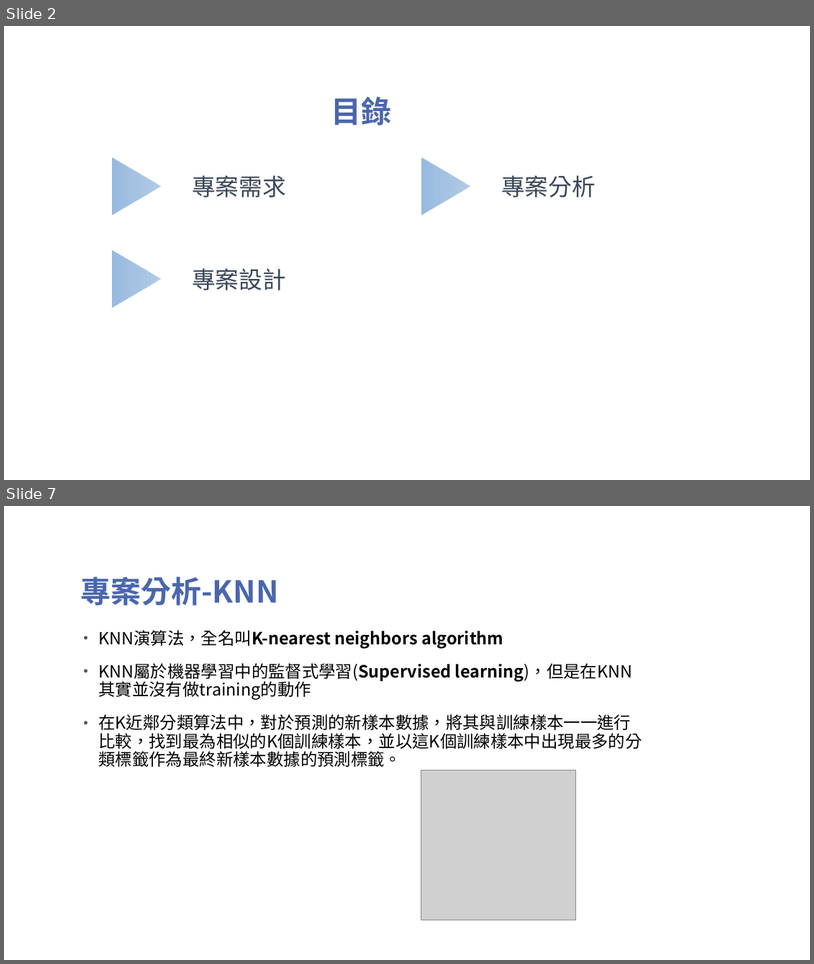
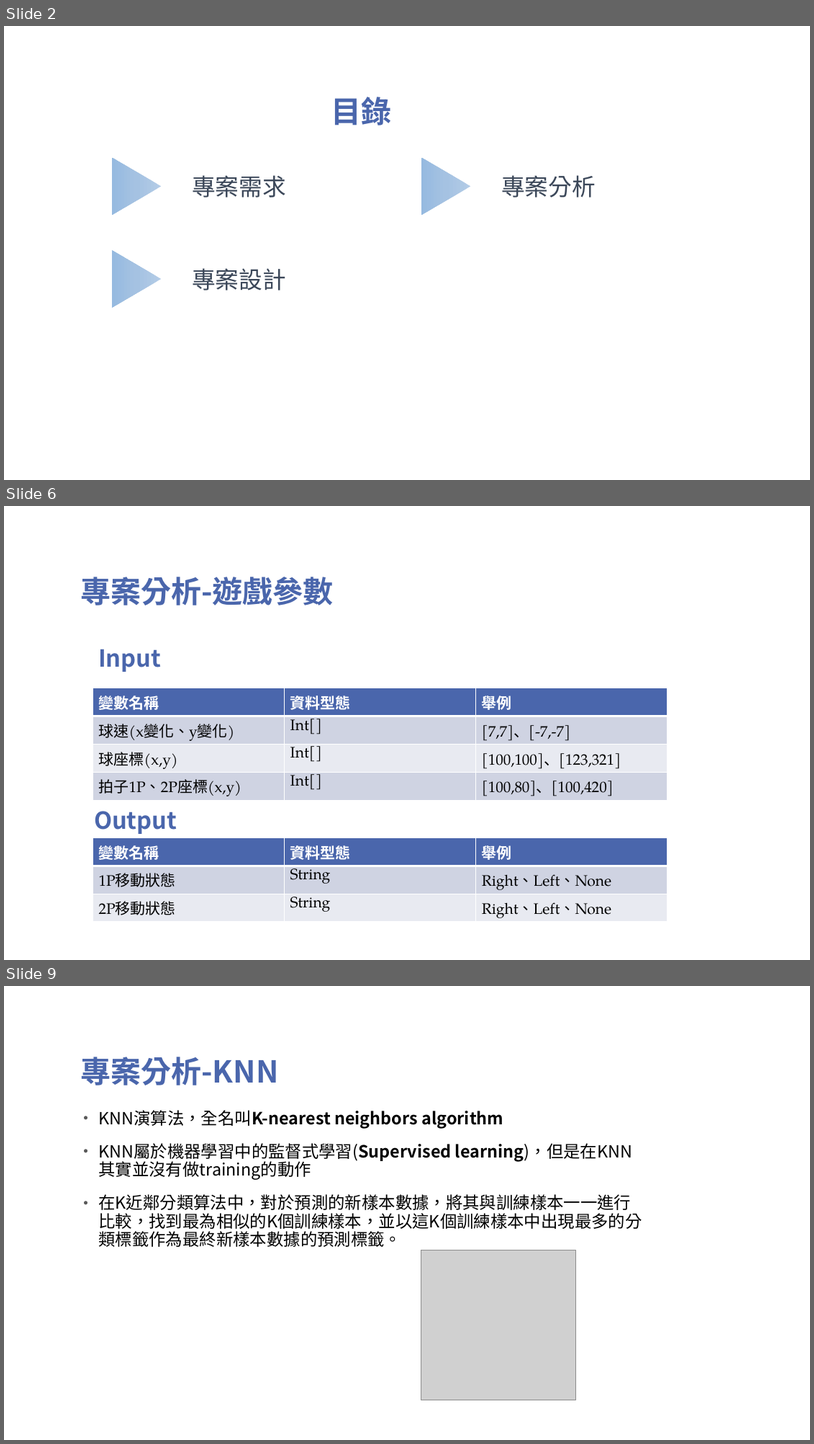
Before and after one commit to TsaiHaoWei/Machine-Learning, a slide deck: Finally project/Pingpong_第六組.pptx. Shown one above the other, each under a label of ours: slides 2 and 7 before the commit, slides 2, 6 and 9 after it; the slides between them are not shown. The pictures are 814x964 and 814x1444 pixels, drawn with LibreOffice and Linux fonts; fonts in the diff are those of the drawing; grey boxes stand for pictures; background and template pictures are left out. Boxes give left, top, right and bottom in pixels: in the first picture for what was removed or moved away, otherwise in the second. Text is boxed around its words. In the diff, an @@ line names an element or a change of style, - is before the commit and + after.

```diff
--- a/Finally project/Pingpong_第六組.pptx
+++ b/Finally project/Pingpong_第六組.pptx
@@ slide 6 added at <box>4,506,810,960</box>, background picture (left out) @@
@@ title added at <box>80,577,334,605</box>, 36 pt, text #4A66AC, bold @@
+專案分析-遊戲參數
@@ text added at <box>98,649,161,672</box>, 28 pt, text #4A66AC, bold @@
+Input
@@ table added at <box>93,688,669,799</box>, 4 rows, 3 columns @@
+變數名稱 | 資料型態 | 舉例
+球速(x變化、y變化) | Int[] | [7,7]、[-7,-7]
+球座標(x,y) | Int[] | [100,100]、[123,321]
+拍子1P、2P座標(x,y) | Int[] | [100,80]、[100,420]
@@ text added at <box>94,811,177,834</box>, 28 pt, text #4A66AC, bold @@
+Output
@@ table added at <box>93,837,669,921</box>, 3 rows, 3 columns @@
+變數名稱 | 資料型態 | 舉例
+1P移動狀態 | String | Right、Left、None
+2P移動狀態 | String | Right、Left、None
@@ what was slide 7 is now slide 9 @@
```
Also in this commit, not shown: 4 slides changed, 5 other slides added, 2 slides removed, 3 other files.
